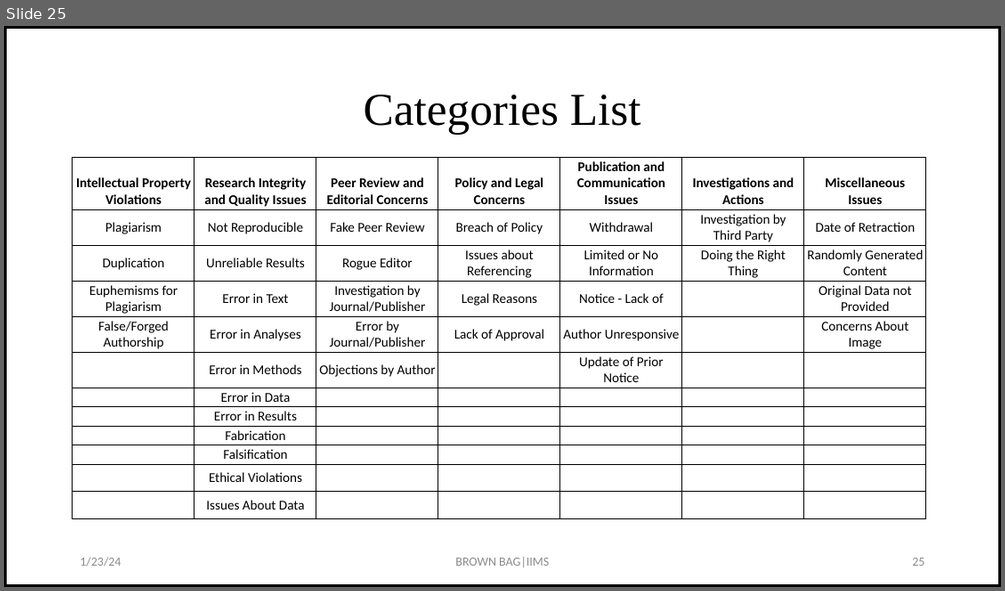
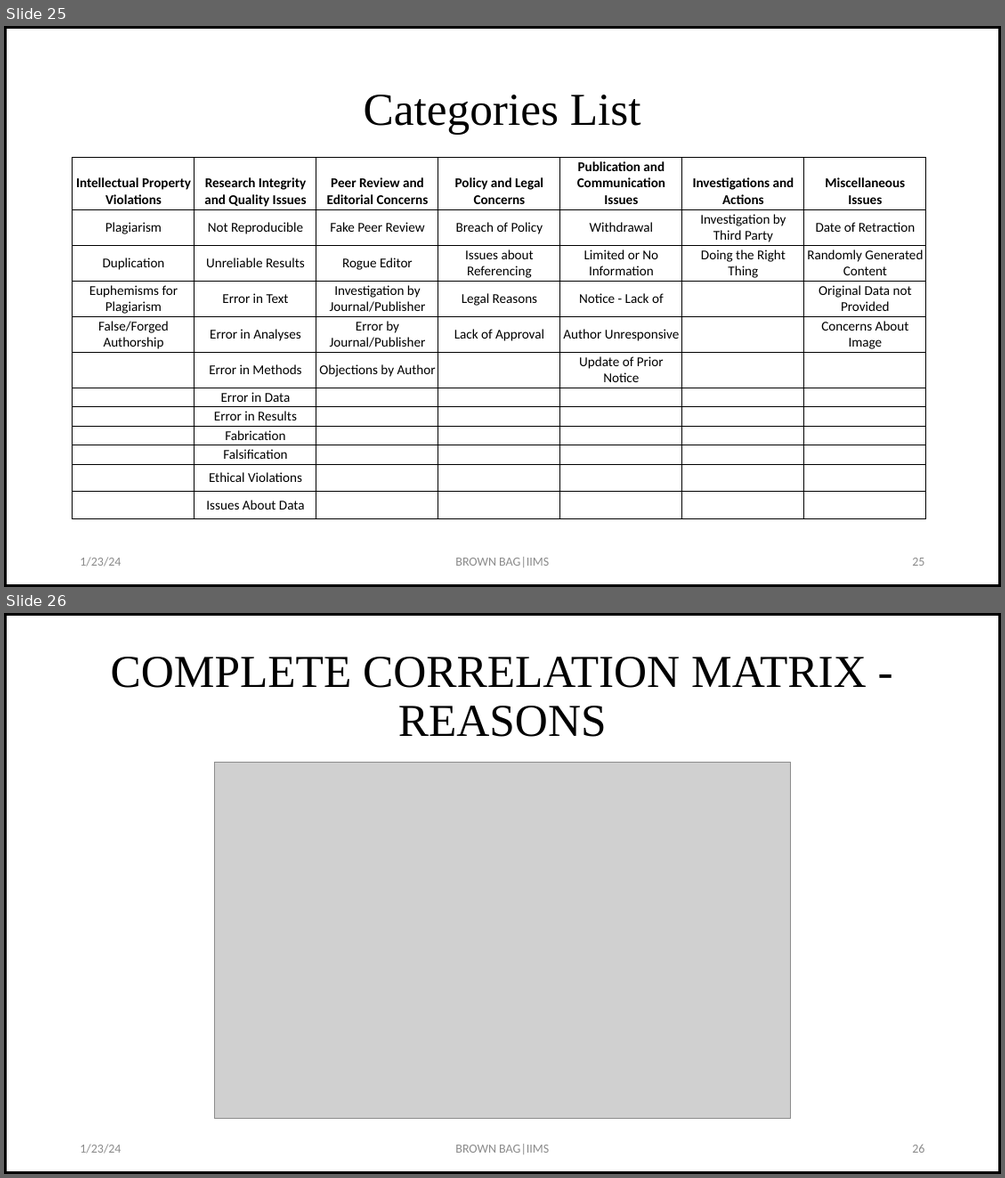
Before and after one commit to drkbhere/Retraction-Analysis, a slide deck: Brownbag-updated.pptx. Shown one above the other, each under a label of ours: slide 25 before the commit, slides 25 and 26 after it. The pictures are 1005x591 and 1005x1178 pixels, drawn with LibreOffice and Linux fonts; fonts in the diff are those of the drawing; grey boxes stand for pictures. Boxes give left, top, right and bottom in pixels: in the first picture for what was removed or moved away, otherwise in the second. Text is boxed around its words. In the diff, an @@ line names an element or a change of style, - is before the commit and + after.

```diff
--- a/Brownbag-updated.pptx
+++ b/Brownbag-updated.pptx
@@ slide 26 added at bbox=[4, 613, 1001, 1174], background #FFFFFF; not listed: 1 template element that a slide beside it also shows @@
@@ title added at bbox=[111, 657, 866, 737], 44 pt, text #000000 @@
+COMPLETE CORRELATION MATRIX - REASONS
@@ picture added at bbox=[214, 763, 791, 1119] @@
@@ text added at bbox=[80, 1143, 121, 1153], 12 pt, text #8C8C8C @@
+1/23/24
@@ text added at bbox=[455, 1143, 549, 1154], 12 pt, text #8C8C8C @@
+BROWN BAG|IIMS
@@ page number added at bbox=[912, 1144, 924, 1152], 12 pt, text #8C8C8C @@
+26
```
Also in this commit, not shown: 1 other file.
